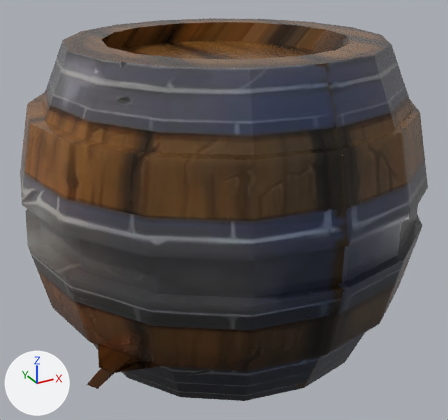
Before and after pictures for a commit that changed the Blender file barril/barril.blend.
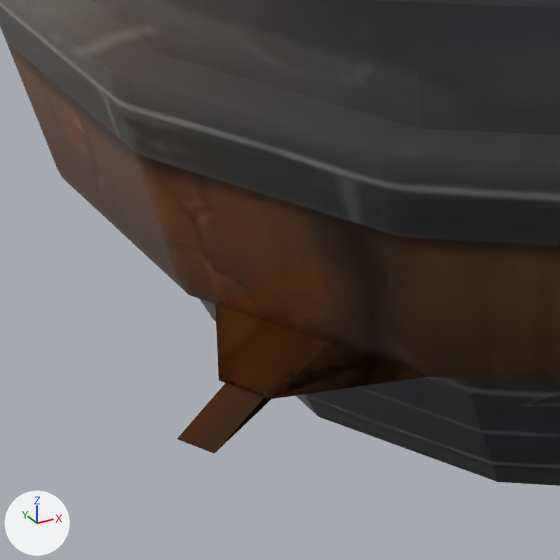
Each version appears first whole from a 50 mm lens placed at (-1.281, -2.31, 1.043), pointed at (-0.025, -0.026, -0.099), and next in a close-up on the part from 8% to 44% of the width and 61% to 100% of the height. The lights are fixed; the arrows at lower left show +X, +Y and +Z.
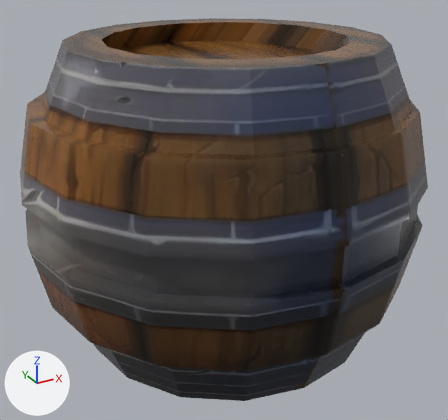
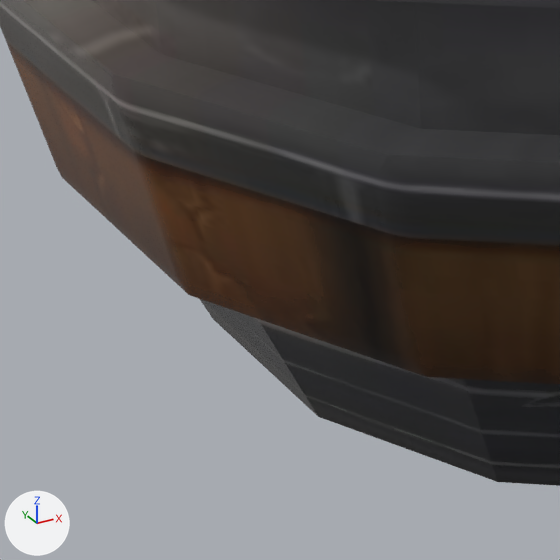
Commit message: fix barril

Boxes (x1, y1, x2, y2) around the edits, measured in the close-ups (560 x 560 px):
part 1 of me_cylinder_003, cut back (brown): before (177, 304, 425, 454)

The change, as a list of edits to the scene's bpy script:
```text
Change me_cylinder_003:
    used by ob_cylinder_003; location = (0.0, 0.0, 0.0); rotation_euler = (1.571, 0.0, 0.0), in degrees (90, 0, 0)
    remove me_cylinder_003.from_pydata(...)  # 2014 vertices, 4024 faces; spans x -0.9..0.86, y -0.75..0.66, z -0.88..0.88
    add me_cylinder_003.from_pydata(...)  # 2010 vertices, 4010 faces; spans x -0.9..0.86, y -0.75..0.66, z -0.88..0.88
    me_cylinder_003 part 1
    6 vertices are removed from x -0.83..-0.75, y -0.48..-0.39, z 0.44..0.53
    19 faces are deleted
    2 vertices are added at (-0.66, -0.39, 0.48), (-0.62, -0.39, 0.53)
    5 new faces join them
```
